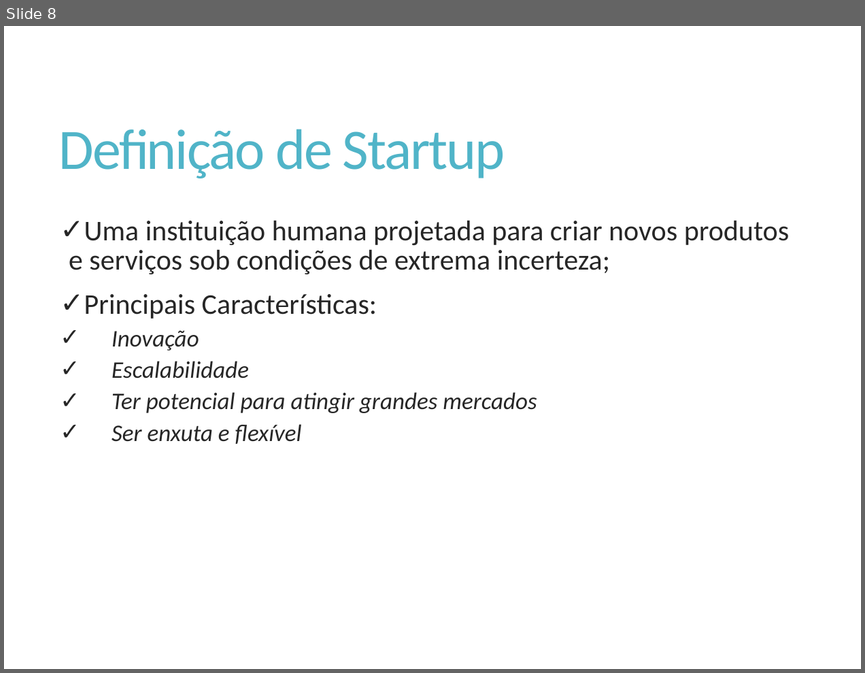
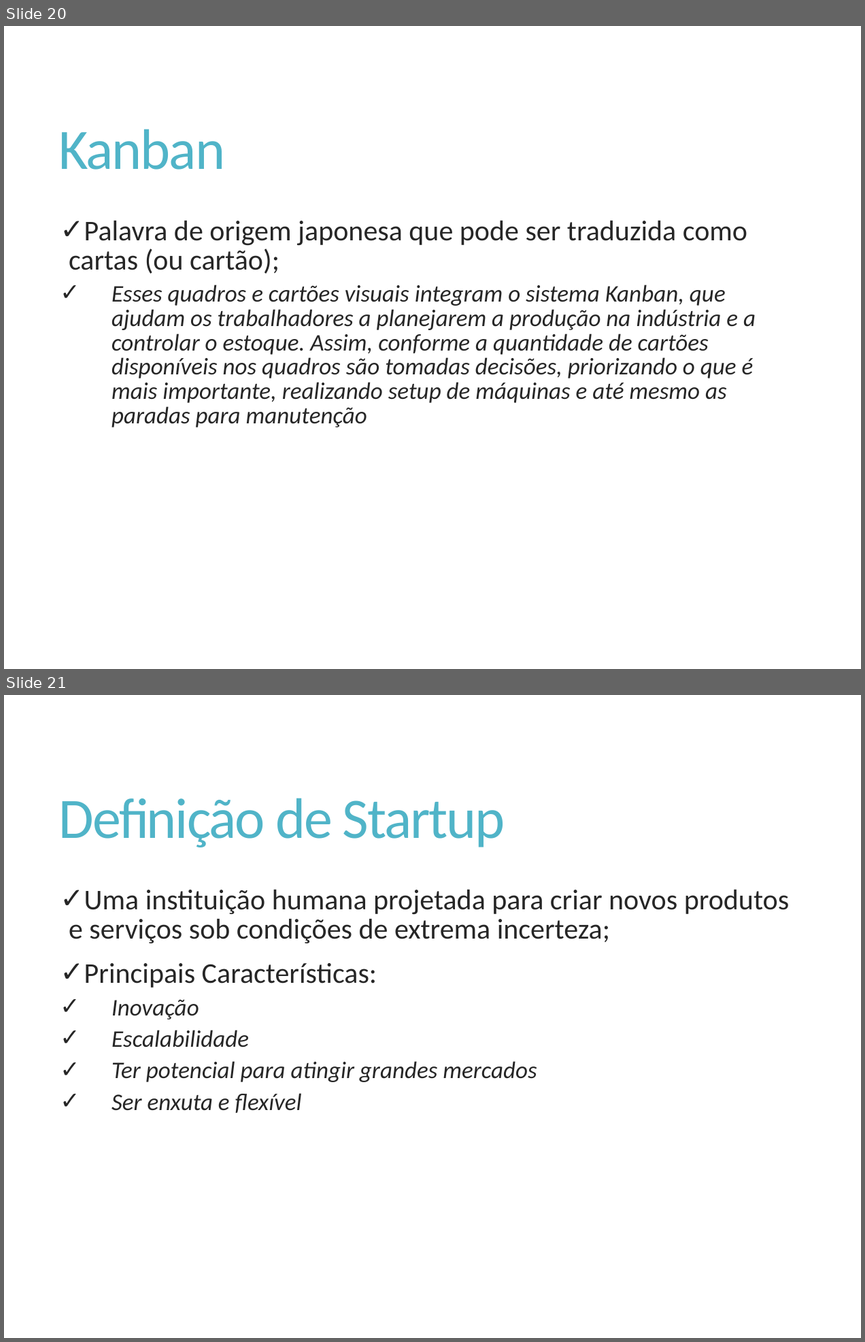
Before and after one commit to Elton-Garbin/TCC-2016, a slide deck: StartIdea/StartIdea.Docs/Apresentacao.pptx. Shown one above the other, each under a label of ours: slide 8 before the commit, slides 20 and 21 after it. The pictures are 865x673 and 865x1342 pixels, drawn with LibreOffice and Linux fonts; fonts in the diff are those of the drawing. Boxes give left, top, right and bottom in pixels: in the first picture for what was removed or moved away, otherwise in the second. Text is boxed around its words. In the diff, an @@ line names an element or a change of style, - is before the commit and + after.

```diff
--- a/StartIdea/StartIdea.Docs/Apresentacao.pptx
+++ b/StartIdea/StartIdea.Docs/Apresentacao.pptx
@@ slide 20 added at [4,26,861,669], background #FFFFFF @@
@@ title added at [59,129,226,169], 48 pt, text #50B4C8 @@
+Kanban
@@ text added at [69,220,755,427], 20 pt, text #262626, italic @@
+✓ Palavra de origem japonesa que pode ser traduzida como cartas (ou cartão);
+    ✓ Esses quadros e cartões visuais integram o sistema Kanban, que ajudam os trabalhadores a planejarem a produção na indústria e a controlar o estoque. Assim, conforme a quantidade de cartões disponíveis nos quadros são tomadas decisões, priorizando o que é mais importante, realizando setup de máquinas e até mesmo as paradas para manutenção
@@ what was slide 8 is now slide 21 @@
```
Also in this commit, not shown: 2 slides changed, 12 other slides added.
